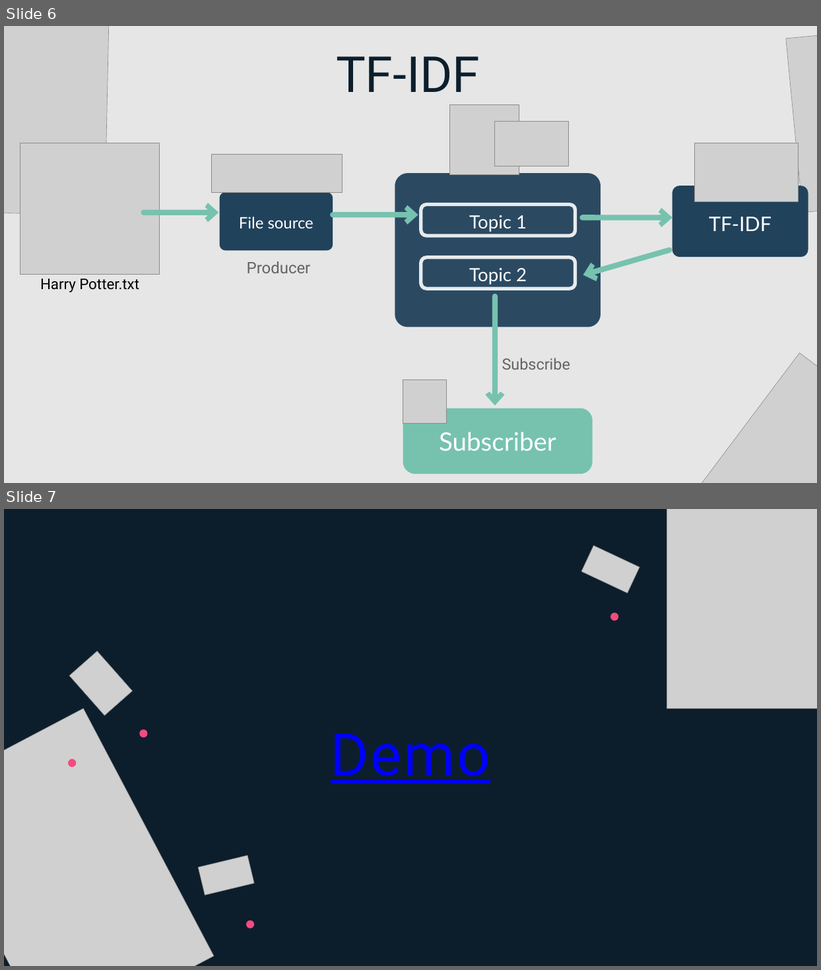
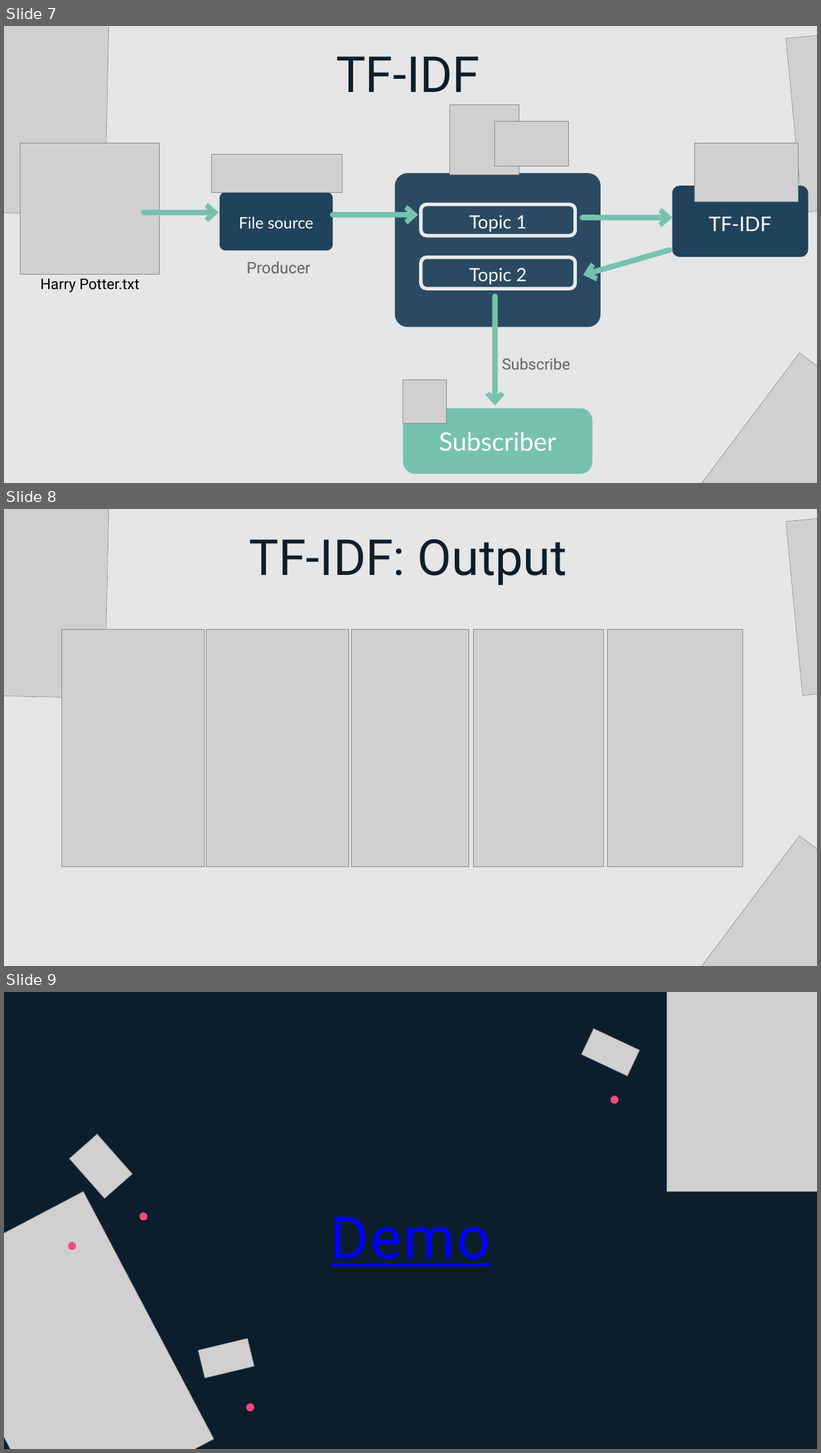
Before and after one commit to E4RTTH/Project-Quiz-Real_Time_Analytic, a slide deck: Quiz 01 - Word count & TF-IDF/Unavailable Team _Quiz1.pptx. Shown one above the other, each under a label of ours: slides 6 and 7 before the commit, slides 7, 8 and 9 after it. The pictures are 821x970 and 821x1453 pixels, drawn with LibreOffice and Linux fonts; fonts in the diff are those of the drawing; grey boxes stand for pictures. Boxes give left, top, right and bottom in pixels: in the first picture for what was removed or moved away, otherwise in the second. Text is boxed around its words. In the diff, an @@ line names an element or a change of style, - is before the commit and + after.

```diff
--- a/Quiz 01 - Word count & TF-IDF/Unavailable Team _Quiz1.pptx
+++ b/Quiz 01 - Word count & TF-IDF/Unavailable Team _Quiz1.pptx
@@ slide 8 added at [4, 509, 817, 966], background #E6E6E6 @@
@@ picture added at [4, 509, 110, 698] @@
@@ picture added at [786, 509, 817, 696] @@
@@ text added at [249, 539, 567, 586], 88 pt, text #0C1E2C @@
+TF-IDF: Output
@@ picture added at [61, 629, 203, 867] @@
@@ picture added at [207, 629, 349, 867] @@
@@ picture added at [352, 629, 469, 867] @@
@@ picture added at [473, 629, 603, 867] @@
@@ picture added at [608, 629, 743, 867] @@
@@ freeform shape added at [61, 694, 69, 702], fill #A289B4 @@
@@ picture added at [694, 836, 817, 966] @@
@@ what was slide 6 is now slide 7 @@
@@ what was slide 7 is now slide 9 @@
```
Also in this commit, not shown: 1 slide changed, 1 other slide added, 1 other file.
